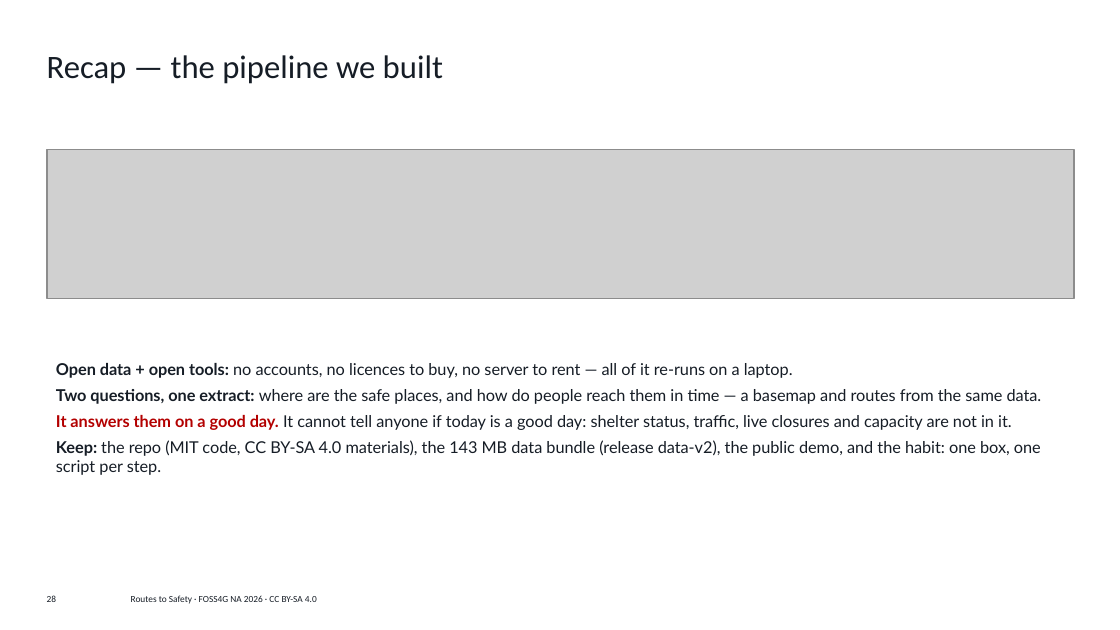
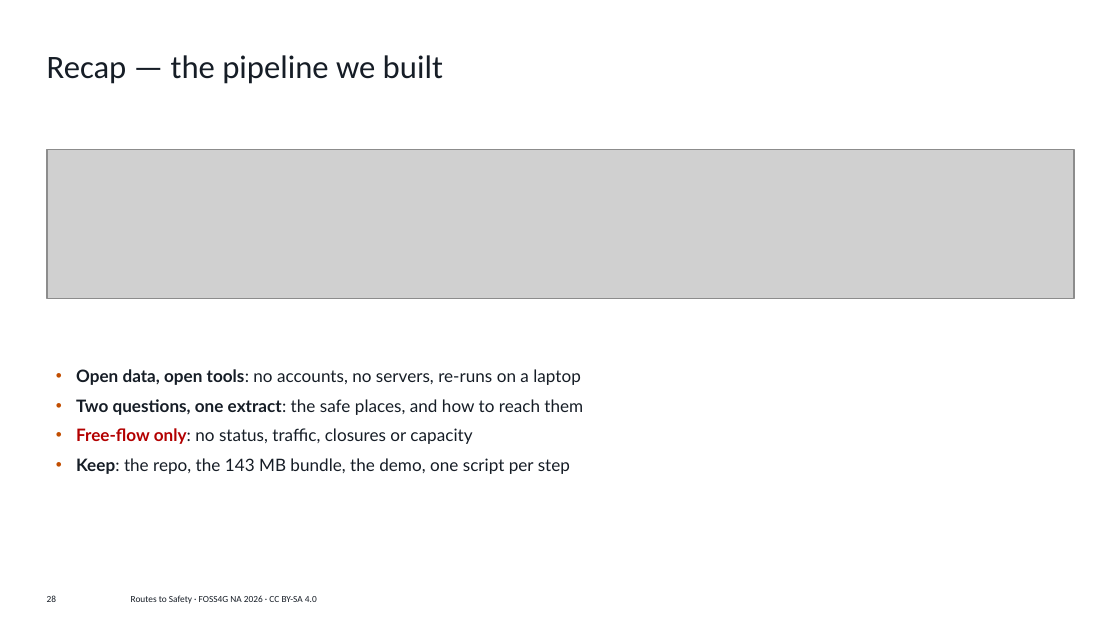
Before and after one commit to vishal4c/routes-to-safety-workshop, a slide deck: slide 28 of deck/Routes-to-Safety-FOSS4G-NA-2026.pptx. Drawn at 1120x630 pixels with LibreOffice and Linux fonts; fonts in the diff are those of the drawing; grey boxes stand for pictures; background and template pictures are left out. Boxes give left, top, right and bottom in pixels: in the first picture for what was removed or moved away, otherwise in the second. Text is boxed around its words. In the diff, an @@ line names an element or a change of style, - is before the commit and + after.

```diff
--- a/deck/Routes-to-Safety-FOSS4G-NA-2026.pptx
+++ b/deck/Routes-to-Safety-FOSS4G-NA-2026.pptx
@@ text at (76,369,583,474): text changed; size 10.5 to 11 pt @@
-Open data + open tools: no accounts, no licences to buy, no server to rent — all of it re-runs on a laptop.
-Two questions, one extract: where are the safe places, and how do people reach them in time — a basemap and routes from the same data.
-It answers them on a good day. It cannot tell anyone if today is a good day: shelter status, traffic, live closures and capacity are not in it.
-Keep: the repo (MIT code, CC BY-SA 4.0 materials), the 143 MB data bundle (release data-v2), the public demo, and the habit: one box, one script per step.
+• Open data, open tools: no accounts, no servers, re-runs on a laptop
+• Two questions, one extract: the safe places, and how to reach them
+• Free-flow only: no status, traffic, closures or capacity
+• Keep: the repo, the 143 MB bundle, the demo, one script per step
```
Also in this commit, not shown: 21 other slides changed, 1 other file.
